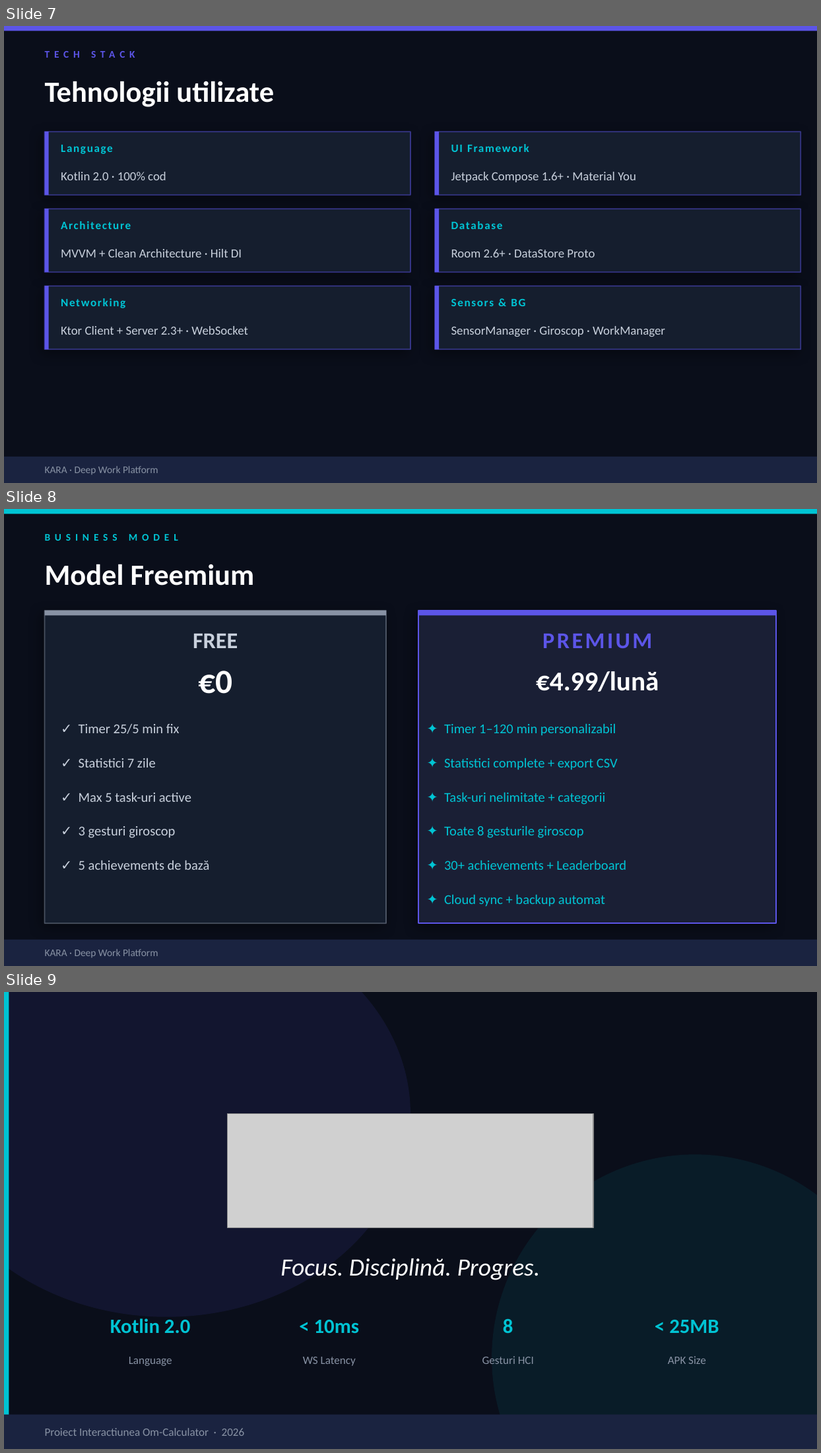
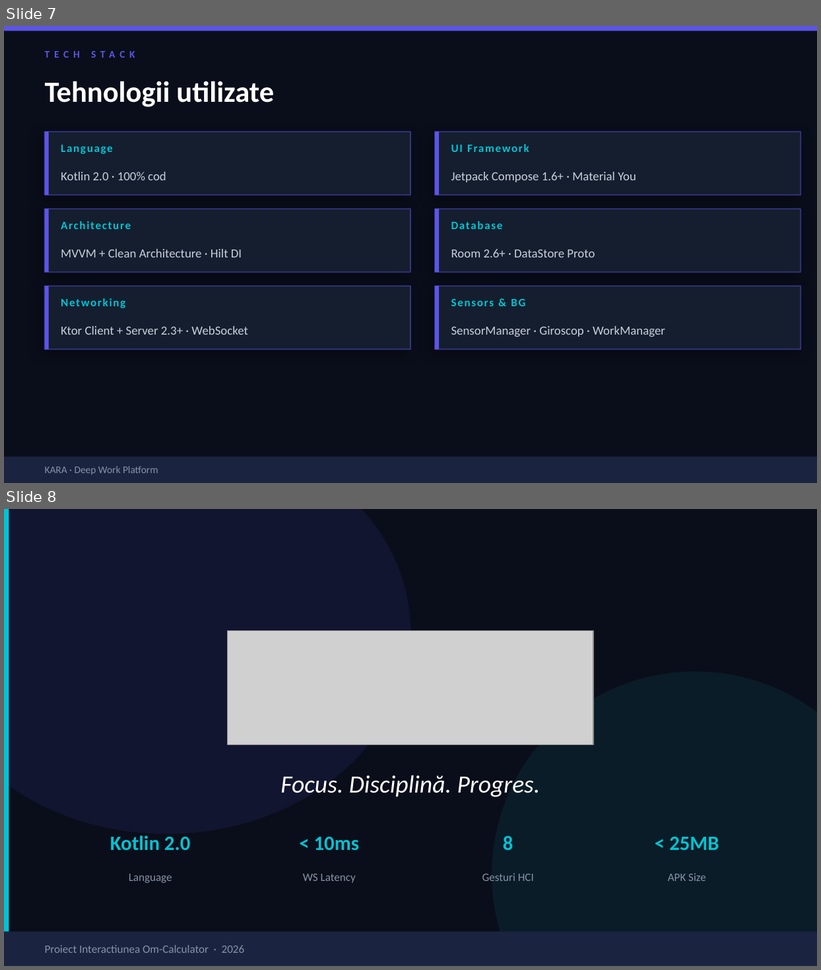
Before and after one commit to CalinGraphics/DeepWork, a slide deck: docs/presentation/KARA_Prezentare.pptx. Shown one above the other, each under a label of ours: slides 7, 8 and 9 before the commit, slides 7 and 8 after it. The pictures are 821x1453 and 821x970 pixels, drawn with LibreOffice and Linux fonts; fonts in the diff are those of the drawing; grey boxes stand for pictures. Boxes give left, top, right and bottom in pixels: in the first picture for what was removed or moved away, otherwise in the second. Text is boxed around its words. In the diff, an @@ line names an element or a change of style, - is before the commit and + after.

```diff
--- a/docs/presentation/KARA_Prezentare.pptx
+++ b/docs/presentation/KARA_Prezentare.pptx
@@ slide 8 removed at (4,509,817,966), background #0A0E1A @@
@@ rectangle removed at (4,509,817,514) @@
@@ text removed at (45,524,451,550) @@
-BUSINESS MODEL
@@ text removed at (45,564,255,586) @@
-Model Freemium
@@ rectangle removed at (45,611,386,923) @@
@@ rectangle removed at (45,611,386,615) @@
@@ rectangle removed at (418,611,776,923) @@
@@ rectangle removed at (418,611,776,615) @@
@@ text removed at (193,634,238,648) @@
-FREE
@@ text removed at (543,634,652,648) @@
-PREMIUM
@@ text removed at (198,671,232,694) @@
-€0
@@ text removed at (536,671,659,692) @@
-€4.99/lună
@@ text removed at (79,724,180,734) @@
-✓ Timer 25/5 min fix
@@ text removed at (444,723,616,736) @@
-✦ Timer 1–120 min personalizabil
@@ text removed at (79,758,156,768) @@
-✓ Statistici 7 zile
@@ text removed at (444,758,618,770) @@
-✦ Statistici complete + export CSV
@@ text removed at (79,792,191,802) @@
-✓ Max 5 task-uri active
@@ text removed at (444,792,605,805) @@
-✦ Task-uri nelimitate + categorii
@@ text removed at (79,826,175,838) @@
-✓ 3 gesturi giroscop
@@ text removed at (444,826,584,838) @@
-✦ Toate 8 gesturile giroscop
@@ text removed at (79,860,209,870) @@
-✓ 5 achievements de bază
@@ text removed at (444,860,626,870) @@
-✦ 30+ achievements + Leaderboard
@@ text removed at (444,894,605,907) @@
-✦ Cloud sync + backup automat
@@ rectangle removed at (4,940,817,966) @@
@@ text removed at (45,949,158,958) @@
-KARA · Deep Work Platform
@@ what was slide 9 is now slide 8 @@
```
Also in this commit, not shown: 1 other file.
